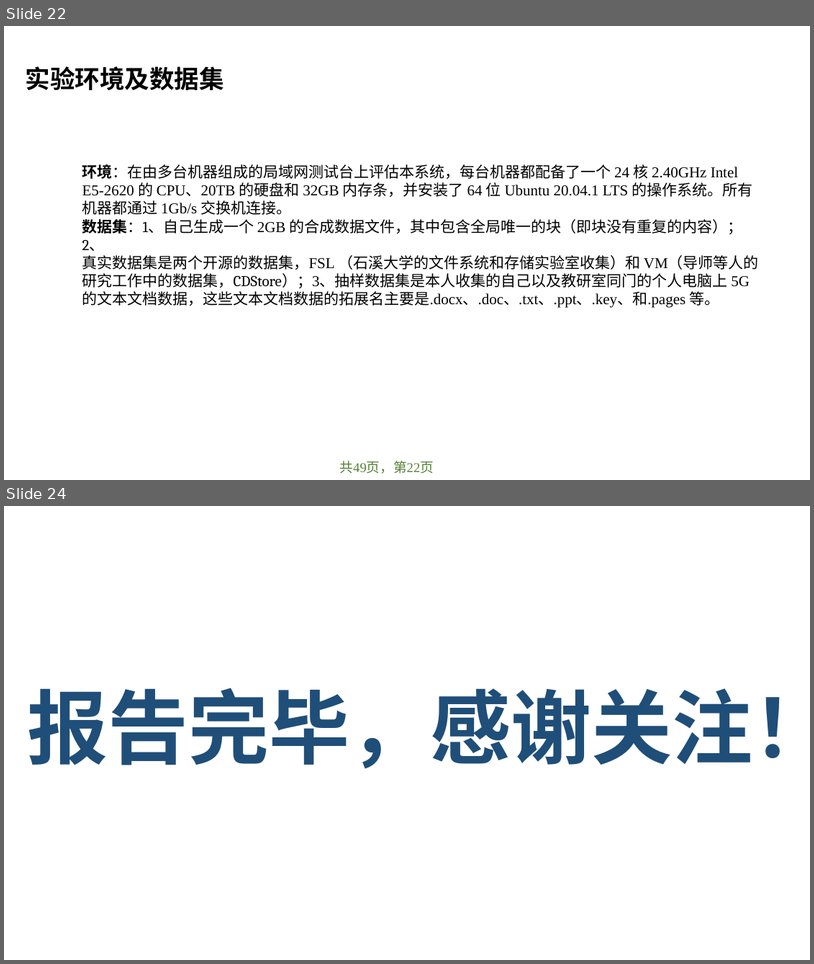
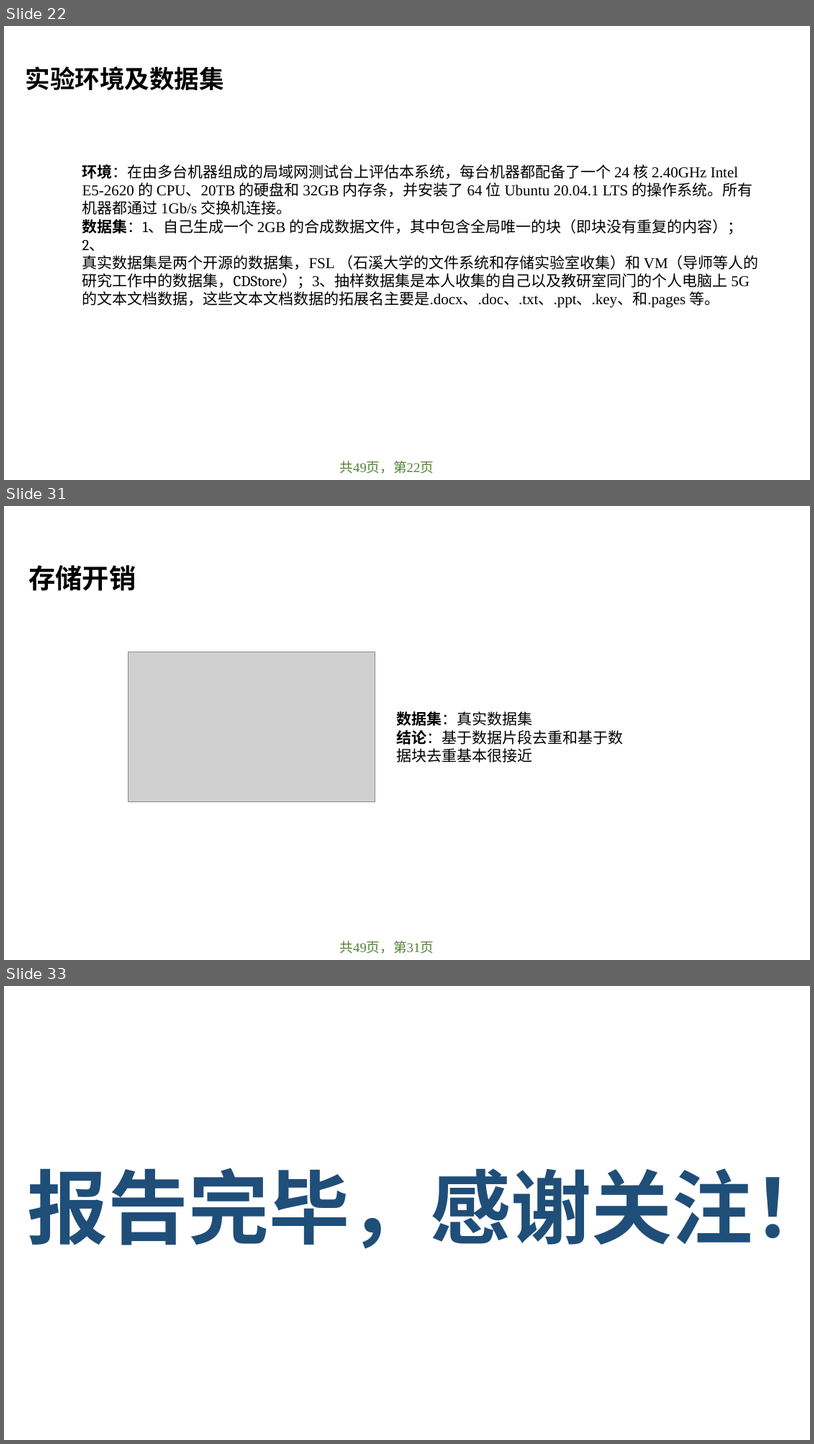
Before and after one commit to xiawenniu/thesis, a slide deck: 学位论文答辩模板示例.pptx. Shown one above the other, each under a label of ours: slides 22 and 24 before the commit, slides 22, 31 and 33 after it; the slides between them are not shown. The pictures are 814x964 and 814x1444 pixels, drawn with LibreOffice and Linux fonts; fonts in the diff are those of the drawing; grey boxes stand for pictures; background and template pictures are left out. Boxes give left, top, right and bottom in pixels: in the first picture for what was removed or moved away, otherwise in the second. Text is boxed around its words. In the diff, an @@ line names an element or a change of style, - is before the commit and + after.

```diff
--- a/学位论文答辩模板示例.pptx
+++ b/学位论文答辩模板示例.pptx
@@ slide 31 added at box(4, 506, 810, 960), background #FFFFFF @@
@@ text added at box(28, 565, 136, 591), 32 pt, text #000000, bold @@
+存储开销
@@ picture added at box(129, 651, 376, 801) @@
@@ text added at box(397, 711, 624, 762), 18 pt, text #000000 @@
+数据集：真实数据集
+结论：基于数据片段去重和基于数据块去重基本很接近
@@ text added at box(340, 940, 434, 953), 16 pt, text #548235 @@
+共49页，第31页
@@ what was slide 24 is now slide 33 @@
```
Also in this commit, not shown: 1 slide changed, 8 other slides added, 1 other file.
